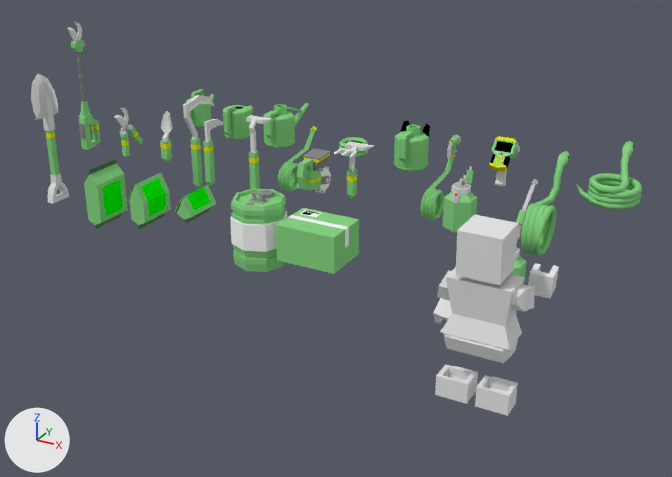
One commit to the Blender file crops/tools/tools.blend: the scene before it, then after it.
Camera for both pictures: a 50 mm lens placed at (3.0, -11.25, 5.62), pointed at (-4.15, 1.75, -0.88). The lights are fixed; the arrows at lower left show +X, +Y and +Z.

Objects in the first picture: 'bag1', 'bag2', 'package', 'planter', 'player_base_Mesh.042', 'shovel', 'sprayer.001', 'tank', 'watering can3', 'watering cat', 'watering snake', 'watering snake item'.
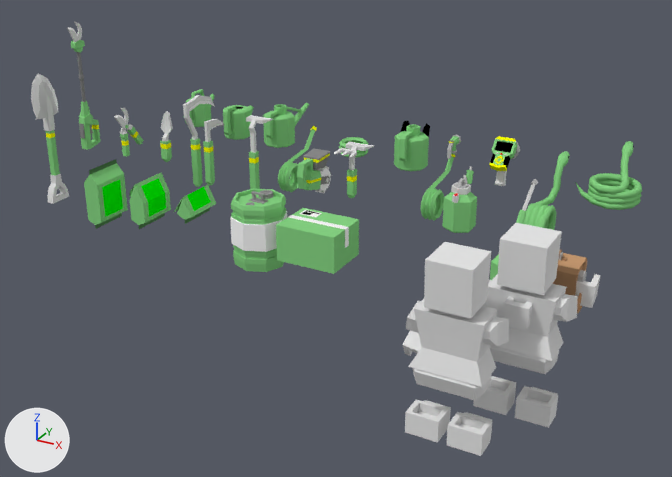
Changed parts and their boxes [x1, y1, x2, y2] in the pictures (672 x 477 px):
'player_base_Mesh.042', moved: before [433, 215, 559, 416]; after [403, 242, 533, 456]
'player_base_Mesh.000', added: after [473, 223, 601, 428]
'satchel', added (brown): after [552, 250, 587, 313]
    faces in mat_darkleather (brown #ab8460): [552, 250, 586, 296]
    faces in mat_leather (brown #c69971): [558, 253, 587, 313]
'BezierCurve', added: after [577, 293, 582, 308]

What changed in the scene script:
```text
Add mat_darkleather:
    mat_darkleather = diffuse_material('darkleather')
    mat_darkleather.base_color = (0.407, 0.229, 0.118)  # brown #ab8460
Add mat_lightleather:
    mat_lightleather = diffuse_material('lightleather')
    mat_lightleather.base_color = (0.707, 0.419, 0.234)  # beige #dbad85
Add mat_leather:
    mat_leather = diffuse_material('leather')
    mat_leather.base_color = (0.565, 0.318, 0.165)  # brown #c69971
Add mat_gold:
    mat_gold = diffuse_material('gold')
    mat_gold.base_color = (1.0, 0.693, 0.0)  # yellow #ffd900
Add me_cube_021:
    me_cube_021.from_pydata(...)  # 304 vertices, 252 faces; spans x -0.579..0.579, y -0.245..0.311, z -0.35..0.519
    # faces by material slot: [52, 66, 34, 62, 38]
    me_cube_021.materials.append(mat_leather)  # brown #c69971
    me_cube_021.materials.append(mat_lightleather)  # beige #dbad85
    me_cube_021.materials.append(mat_darkleather)  # brown #ab8460
    me_cube_021.materials.append(mat_gray50)  # grey #bcbcbc
    me_cube_021.materials.append(mat_gold)  # yellow #ffd900
Add me_cubeziercurve_001:
    me_cubeziercurve_001.from_pydata(...)  # 104 vertices, 48 faces; spans x -0.574..0.572, y -0.369..0.034, z -0.267..0.243
    me_cubeziercurve_001.polygons.foreach_set('use_smooth', [True] * 48)
    me_cubeziercurve_001.materials.append(mat_leather)  # brown #c69971
Add me_player_base_mesh_000:
    me_player_base_mesh_000.from_pydata(...)  # 709 vertices, 406 faces; spans x -0.82..0.73, y -1.07..0.21, z -1.56..1.01
    me_player_base_mesh_000.materials.append(mat_none)  # white #e7e7e7
Change ob_player_base_mesh_042:
    ob_player_base_mesh_042.location: (0.0, 0.0, 0.0) -> (0.0, -1.0, 0.0)
Add ob_satchel:
    ob_satchel = bpy.data.objects.new('satchel', me_cube_021)
    ob_satchel.location = (0.0, 0.0, 0.0)
    _m = ob_satchel.modifiers.new('EdgeSplit', 'EDGE_SPLIT')
Add ob_beziercurve:
    ob_beziercurve = bpy.data.objects.new('BezierCurve', me_cubeziercurve_001)
    ob_beziercurve.location = (0.0, 0.0, 0.0)
Add ob_player_base_mesh_000:
    ob_player_base_mesh_000 = bpy.data.objects.new('player_base_Mesh.000', me_player_base_mesh_000)
    ob_player_base_mesh_000.location = (0.0, 0.0, 0.0)
```
